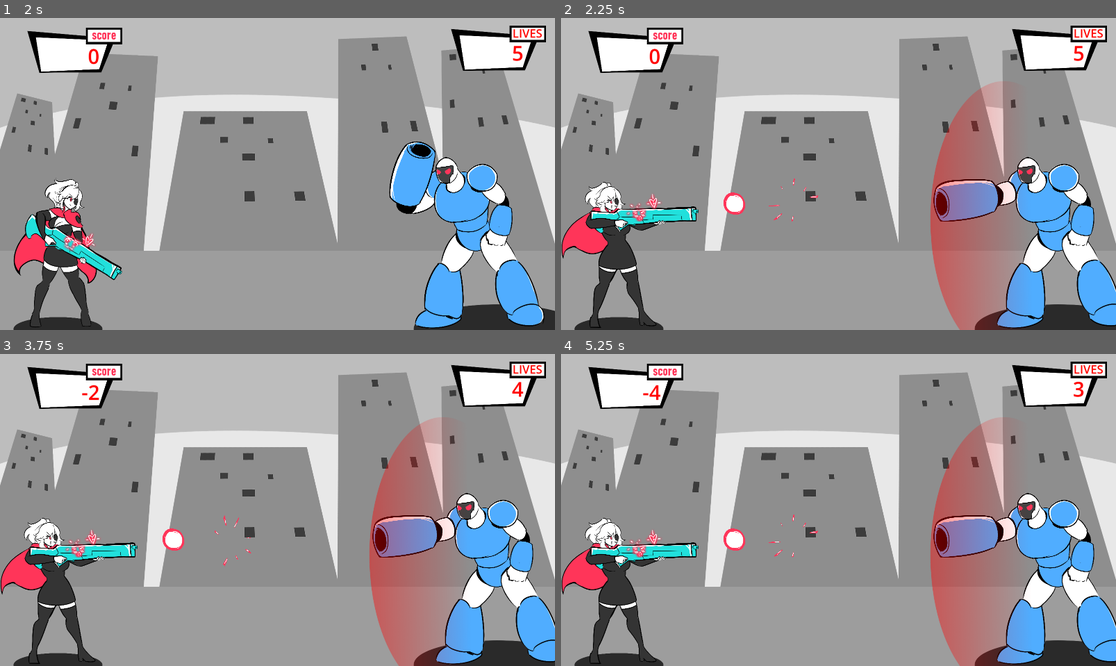
Above: before the commit, frames 1-4 (two rows, left to right).
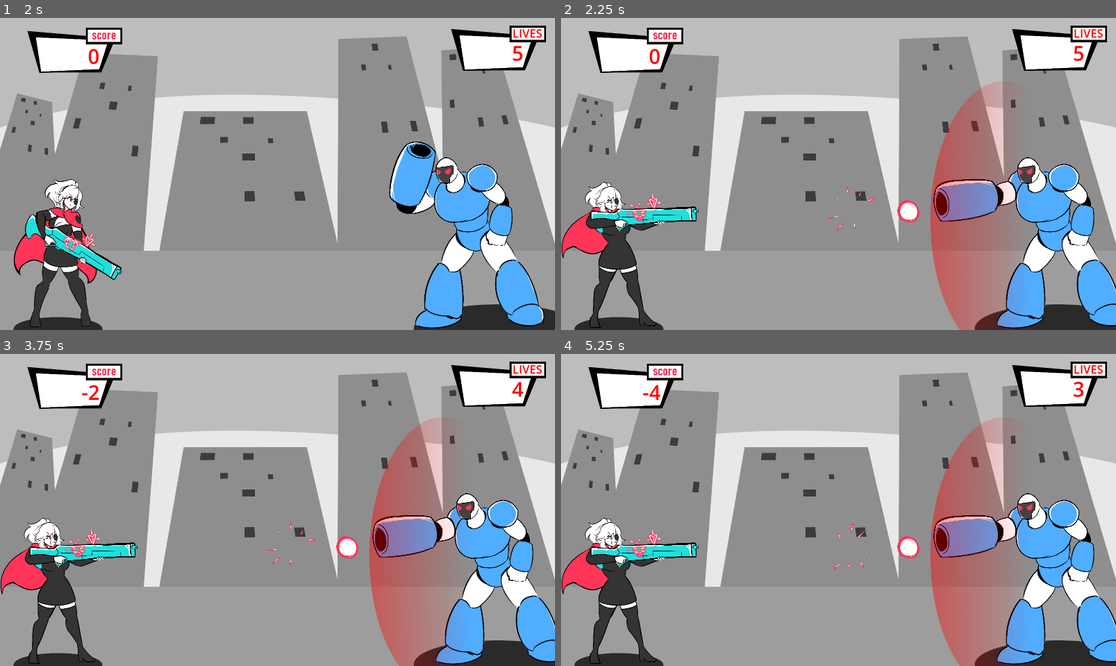
Above: after the commit, the same moments.

Repository: LaceSpades/Brackeys-2025.2
Game: Godot game, scene res://scenes/main_menu.tscn
Two runs of this game, one before a commit and one after it. Both use one fixed random seed, a clock stepped at 60 frames per second and the inputs below.
Inputs (mouse positions are in pixels of both pictures, inside the frame that each line leads up to):
- Up to frame 1 (2 s): click "Start Game" at 0.5 s; click "Got It" at 1.25 s
- Up to frame 2 (2.25 s): tap Enter at 2 s; move the mouse to (960, 158) at 2.02 s; tap Space (interact) at 2.1 s
- Up to frame 3 (3.75 s): move the mouse to (166, 525) at 2.77 s; tap Space (interact) at 2.85, 3.6 s; move the mouse to (333, 441) at 3.52 s
- Up to frame 4 (5.25 s): move the mouse to (810, 572) at 4.27 s; tap Space (interact) at 4.35, 5.1 s; move the mouse to (1005, 556) at 5.02 s

Frame 1 is identical in both runs. In frame 2, 0.5% of the frame differs, in the area x 29-65%, y 51-69%; in frame 3, 0.5%; in frame 4, 0.5%, in the area x 29-65%, y 51-70%.

Commit message:
Fix bullet collision

Diff:
--- a/scripts/enemy.gd
+++ b/scripts/enemy.gd
@@ -48,7 +48,7 @@
 func _on_attack_timer_timeout() -> void:
 	fire()
 
-func fire() -> void:
+func fire(collides = true) -> void:
 	# Spawn bullet to attack player
 	var bullet : Bullet = _bullet.instantiate()
 	shoot_sound.play()
@@ -56,7 +56,7 @@
 	sprite.animation = "attack"
 	bullet.game_manager = get_parent()
 	bullet.direction = -1
-	bullet.set_collision_layer_value(2, true)
+	bullet.set_collision_layer_value(2, collides)
 	bullet.set_collision_mask_value(1, true)
 	bullet.position.x = -421
 	bullet.position.y = -427
--- a/scripts/game_manager.gd
+++ b/scripts/game_manager.gd
@@ -147,7 +147,7 @@
 	# Check if enemy has warned
 	if not current_enemy.warned_player:
 		current_enemy.stop_timers()
-		current_enemy.fire()
+		current_enemy.fire(false)
 		current_enemy.flash_shield()
 
 func player_hit() -> void:
--- a/scripts/player.gd
+++ b/scripts/player.gd
@@ -34,7 +34,7 @@
 			var bullet : Bullet = _bullet.instantiate()
 			add_child(bullet)
 			bullet.direction = 1
-			bullet.set_collision_layer_value(1, game_manager.can_player_attack())
+			bullet.set_collision_layer_value(1, true)
 			bullet.set_collision_mask_value(2, true)
 			bullet.game_manager = game_manager
 			bullet.position.x = 300
